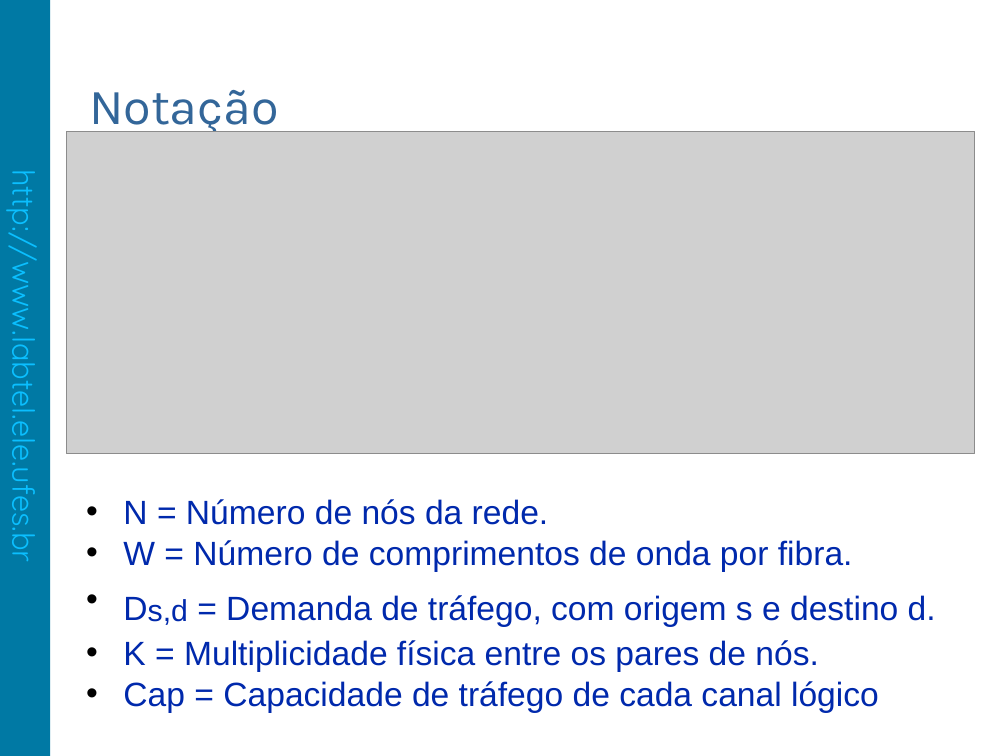
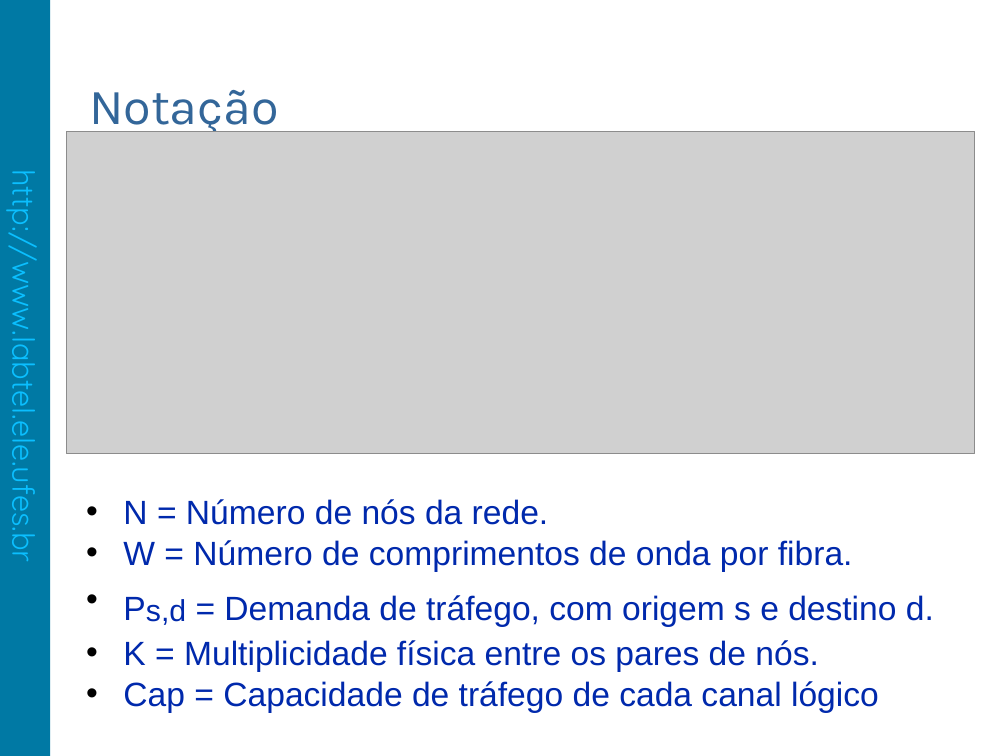
Before and after one commit to fabiolimath/twa, a slide deck: slide 8 of sbpo09/trunk/apresentacao/SBPO2009.TC9-OC.55711.FabioLima.odp. Drawn at 1008x756 pixels with LibreOffice and Linux fonts; fonts in the diff are those of the drawing; grey boxes stand for pictures; background and template pictures are left out. Boxes give left, top, right and bottom in pixels: in the first picture for what was removed or moved away, otherwise in the second. Text is boxed around its words. In the diff, an @@ line names an element or a change of style, - is before the commit and + after.

```diff
--- a/sbpo09/trunk/apresentacao/SBPO2009.TC9-OC.55711.FabioLima.odp
+++ b/sbpo09/trunk/apresentacao/SBPO2009.TC9-OC.55711.FabioLima.odp
@@ text at (146,595,934,627): text changed @@
-• Ds,d = Demanda de tráfego, com origem s e destino d.
+• Ps,d = Demanda de tráfego, com origem s e destino d.
```
Also in this commit, not shown: 10 other slides changed, 1 slide added, 2 other files.
